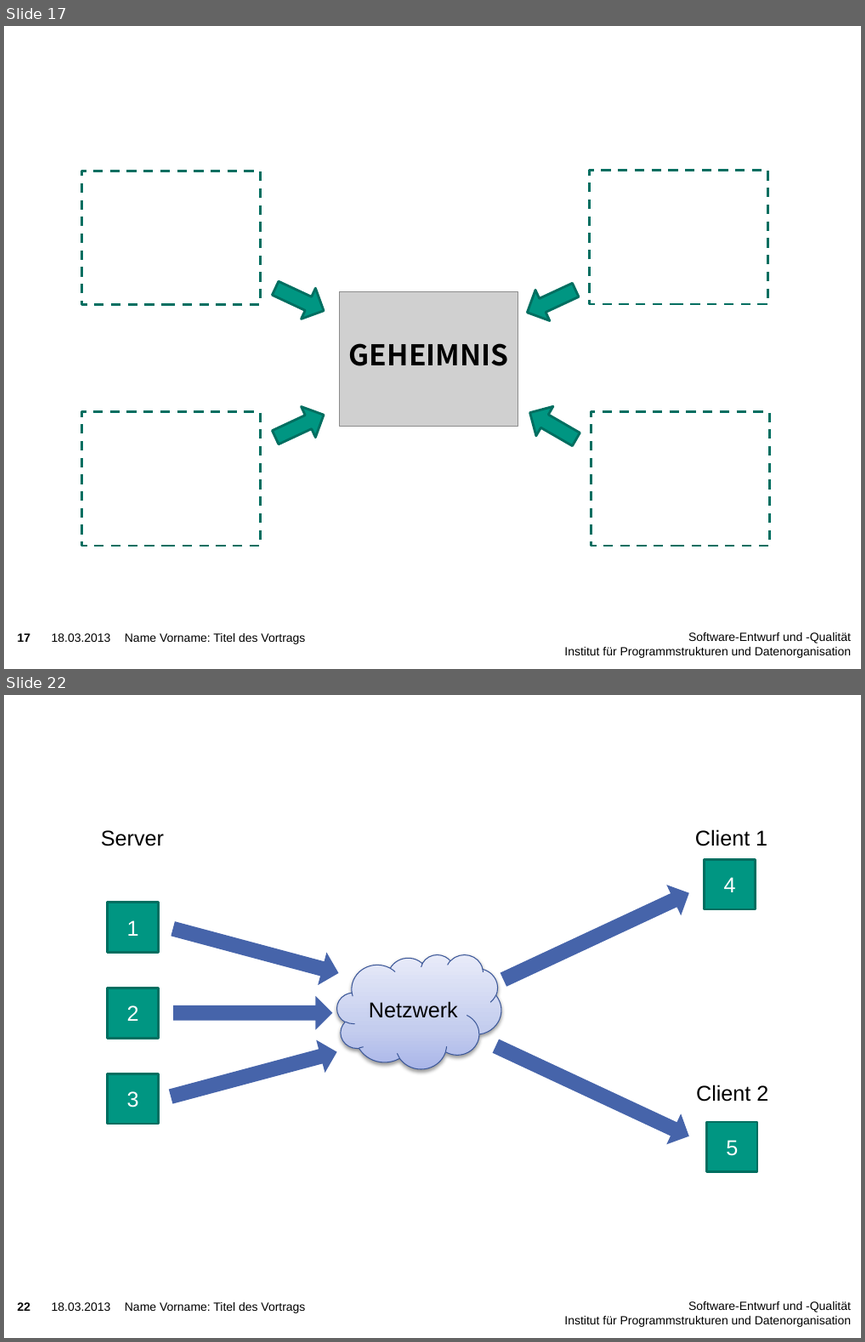
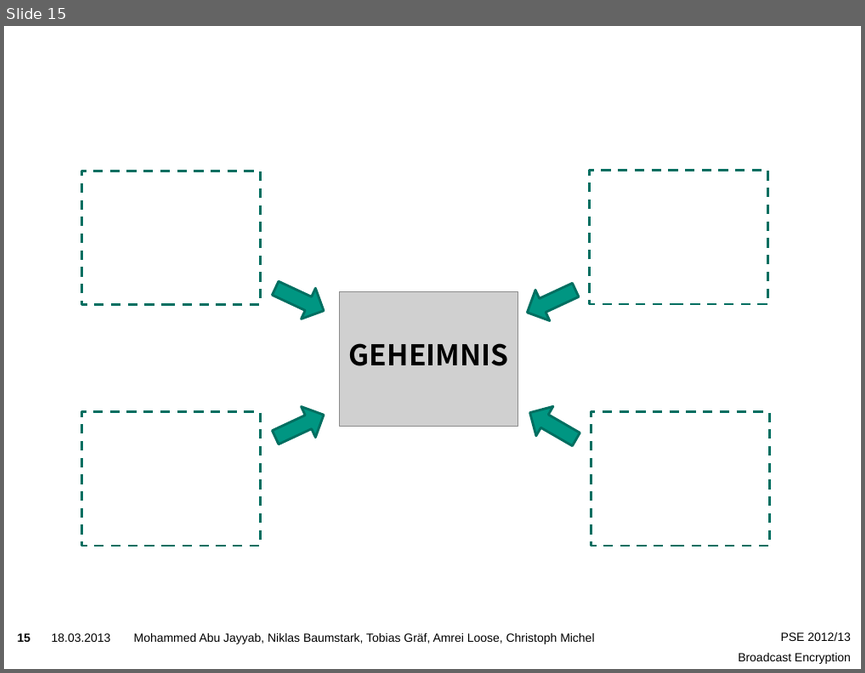
Before and after one commit to niklasb/pse-broadcast-encryption, a slide deck: praesentation/pse-abschluss.pptx. Shown one above the other, each under a label of ours: slides 17 and 22 before the commit, slide 15 after it; the slides between them are not shown. The pictures are 865x1342 and 865x673 pixels, drawn with LibreOffice and Linux fonts; fonts in the diff are those of the drawing; grey boxes stand for pictures; background and template pictures are left out. Boxes give left, top, right and bottom in pixels: in the first picture for what was removed or moved away, otherwise in the second. Text is boxed around its words. In the diff, an @@ line names an element or a change of style, - is before the commit and + after.

```diff
--- a/praesentation/pse-abschluss.pptx
+++ b/praesentation/pse-abschluss.pptx
@@ slide 22 removed at <box>4,695,861,1338</box>, background picture (left out); not listed: 3 template elements that a slide beside it also shows @@
@@ text removed at <box>101,830,164,846</box> @@
-Server
@@ text removed at <box>695,829,767,846</box> @@
-Client 1
@@ rectangle removed at <box>704,860,755,909</box> @@
-4
@@ down arrow removed at <box>496,878,696,995</box> @@
@@ rectangle removed at <box>108,902,158,952</box> @@
-1
@@ down arrow removed at <box>169,912,343,989</box> @@
@@ cloud removed at <box>337,954,502,1068</box> @@
-Netzwerk
@@ rectangle removed at <box>108,988,158,1038</box> @@
-2
@@ down arrow removed at <box>174,996,333,1030</box> @@
@@ down arrow removed at <box>166,1035,341,1113</box> @@
@@ down arrow removed at <box>488,1031,697,1152</box> @@
@@ rectangle removed at <box>108,1074,158,1123</box> @@
-3
@@ text removed at <box>696,1084,768,1101</box> @@
-Client 2
@@ rectangle removed at <box>707,1122,757,1171</box> @@
-5
@@ text removed at <box>125,1302,305,1313</box> @@
-Name Vorname: Titel des Vortrags
@@ what was slide 17 is now slide 15 @@
@@ slide 15 changed as well @@
@@ page number at <box>18,633,31,641</box>: text changed @@
-17
+15
@@ text removed at <box>125,633,305,644</box> @@
-Name Vorname: Titel des Vortrags
@@ text added at <box>134,633,594,644</box>, 10 pt, text #000000 @@
+Mohammed Abu Jayyab, Niklas Baumstark, Tobias Gräf, Amrei Loose, Christoph Michel
@@ text removed at <box>564,632,851,658</box> @@
-Software-Entwurf und -Qualität
-Institut für Programmstrukturen und Datenorganisation
@@ text added at <box>738,632,851,664</box>, 10 pt, text #000000 @@
+PSE 2012/13
+Broadcast Encryption
```
Also in this commit, not shown: 13 other slides changed, 9 slides added, 7 other slides removed, 1 other file.
